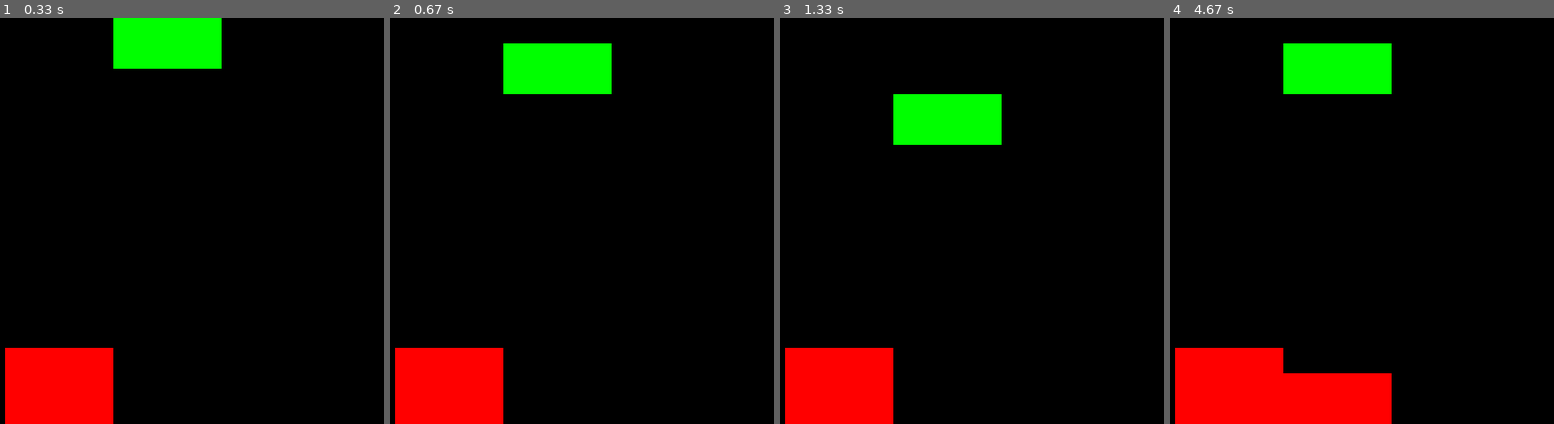
Above: before the commit, frames 1-4 (left to right).
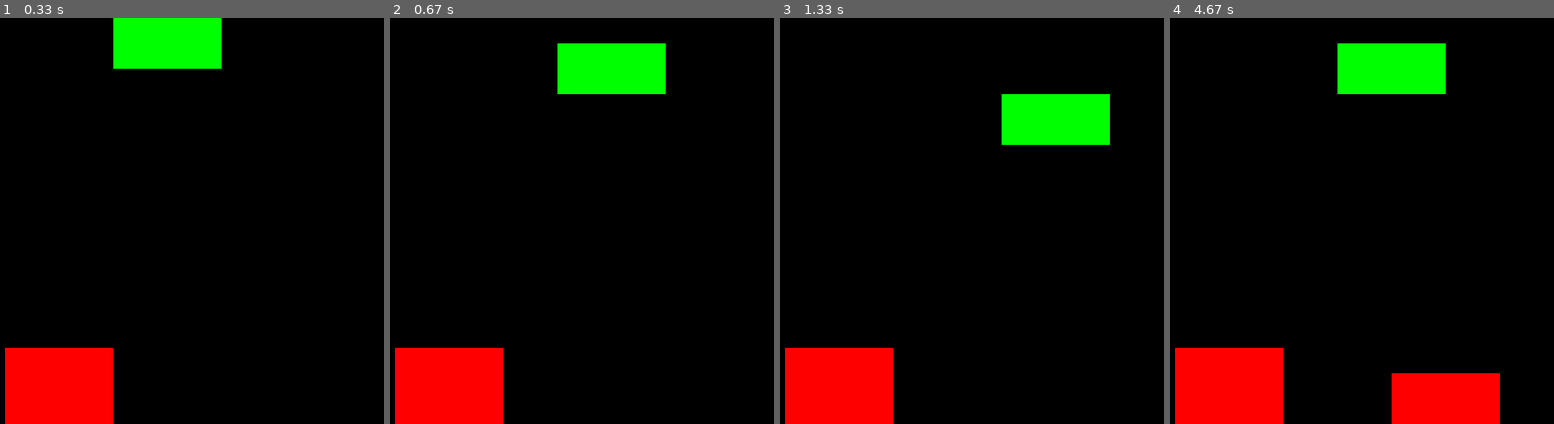
Above: after the commit, the same moments.

Repository: gaspa/pygame-tetris
Game: pygame game, started from main.py
Two runs of this game, one before a commit and one after it. Both use one fixed random seed, a clock stepped at 60 frames per second and the inputs below.
Inputs:
- Up to frame 1 (0.33 s): no input
- Up to frame 2 (0.67 s): hold Space from 0.33 s (still down); hold Right from 0.33 s (still down)
- Up to frame 3 (1.33 s): release Space at 0.8 s; release Right at 0.8 s; hold Right 0.83-1.3 s; tap Space at 0.9, 1.2 s
- Up to frame 4 (4.67 s): hold Right 1.33-1.8 s; tap Space at 1.4, 1.7, 1.9, 2.2, 2.47, 2.77, 2.9, 3.2, 3.57, 3.87, 4.07, 4.37, 4.57 s; hold Left 1.83-2.37 s; hold Left 2.4-2.8 s; hold Right 2.83-3.47 s; hold Left 3.5-3.97 s; hold Right 4-4.47 s; hold Right from 4.5 s (still down)

Frame 1 is identical in both runs. In frame 2, 3.5% of the frame differs, in the area x 29-72%, y 6-19%; in frame 3, 7.0%; in frame 4, 11%, in the area x 29-86%, y 6-100%.

Commit message:
handle right/left pieces movements

Diff:
--- a/tetris/interface.py
+++ b/tetris/interface.py
@@ -58,6 +58,10 @@
                 if event.type == pygame.KEYDOWN:
                     if event.key == pygame.K_SPACE:
                         self.board.next()
+                    if event.key == pygame.K_LEFT:
+                        self.board.move_piece_left()
+                    if event.key == pygame.K_RIGHT:
+                        self.board.move_piece_right()
 
             self.screen.fill(black)
             # draw the board:
--- a/tetris/models.py
+++ b/tetris/models.py
@@ -23,6 +23,10 @@
     @property
     def column(self):
         return self.position[1]
+
+    @property
+    def width(self):
+        return len(self.shape[0])
 
 
 class Board(object):
@@ -54,6 +58,20 @@
         piece.position = (0, Board.cols // 2)
         self.pieces.append(piece)
 
+    def move_piece_left(self):
+        for piece in self.pieces:
+            if piece.position[1] > 0:
+                new_position = (piece.position[0], piece.position[1]-1)
+                if not self._check_collision(new_position, piece.shape):
+                    piece.position = new_position
+
+    def move_piece_right(self):
+        for piece in self.pieces:
+            if piece.position[1] + piece.width < Board.cols:
+                new_position = (piece.position[0], piece.position[1]+1)
+                if not self._check_collision(new_position, piece.shape):
+                    piece.position = new_position
+
     def next(self):
         for piece in self.pieces:
             new_position = (piece.position[0] + 1, piece.position[1])
